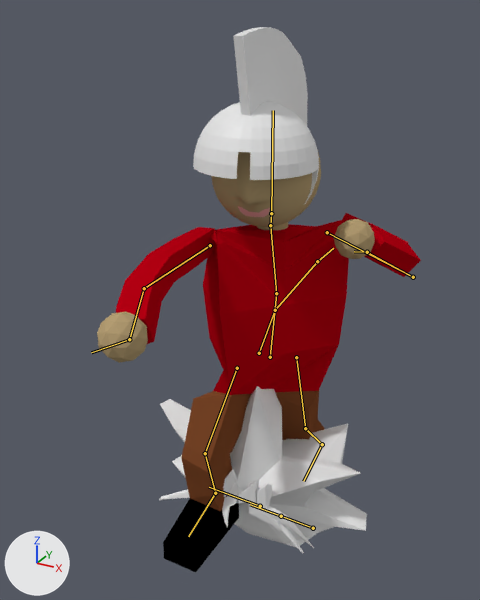
An edit to the Blender file AssetsSource/BlendFiles/Human.blend, drawn before and after from the same camera.
Camera for both pictures: a 50 mm camera at (1.3, -2.57, 2.48) aimed at (0.0, -0.21, 1.3). Arrows for +X, +Y and +Z are at lower left; the lights stay in place. Both versions are drawn at frame 88 of the action 'Shoot'; the numbers are the values there. The bones that bend it are drawn over the model as lines.

Objects in the first picture: 'Bowl Cut', 'FunnyHead', 'Model', 'Mohawk', 'Yugi Hair'.
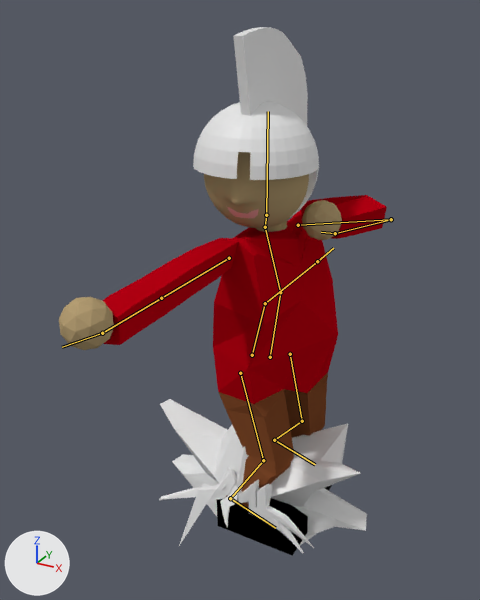
Pixel boxes (x1, y1, x2, y2) of what changed, in the pictures (480 x 600 px):
'Model', posed
    before: (97, 213, 421, 572)
    after: (59, 195, 387, 556)
'FunnyHead', posed
    before: (211, 150, 321, 227)
    after: (204, 152, 309, 228)
bone 'Lower Torso', root to tip
    before: (270, 357) to (276, 293)
    after: (270, 357) to (280, 292)
bone 'Upper Torso', root to tip
    before: (276, 293) to (270, 225)
    after: (280, 292) to (265, 227)
bone 'Head', root to tip
    before: (271, 213) to (273, 110)
    after: (266, 215) to (268, 111)

The edits, one by one:
Bone 'Lower Torso' (bone_lower_torso) turns from (-5, 47, -11) to (-13, 64, -21) degrees about its own x, y and z.
Bone 'Upper Torso' (bone_upper_torso) turns from (7, 0, 0) to (8, 16, 8) degrees about its own x, y and z.
Bone 'Head' (bone_head) turns from (2, -35, 8) to (10, -75, 0) degrees about its own x, y and z.
Bone 'Foot IK.L' (bone_foot_ik_l) moves from (0.0, 0.601, -0.02) to (-0.262, 0.507, -0.018).
Bone 'Foot IK.L' (bone_foot_ik_l) turns from (0, 0, 0) to (2, 2, 90) degrees about its own x, y and z.
Bone 'Arm IK.L' (bone_arm_ik_l) moves from (-0.633, 0.266, -0.048) to (-0.789, 0.267, 0.015).
Bone 'Elbow.L' (bone_elbow_l) moves from (-0.945, 0.741, -0.207) to (-2.396, 0.081, -0.207).
Bone 'Knee.L' (bone_knee_l) moves from (0.024, 0.062, 1.006) to (0.871, 0.062, -0.619).
Bone 'Foot IK.R' (bone_foot_ik_r) moves from (0.0, -0.073, 0.006) to (0.091, -0.073, 0.006).
Bone 'Foot IK.R' (bone_foot_ik_r) turns from (0, 0, 0) to (2, 2, 90) degrees about its own x, y and z.
Bone 'Arm IK.R' (bone_arm_ik_r) moves from (0.961, -0.758, -0.151) to (0.961, -0.924, -0.057).
Bone 'Knee.R' (bone_knee_r) moves from (-0.119, 0.058, 1.006) to (1.161, 0.058, -0.284).
